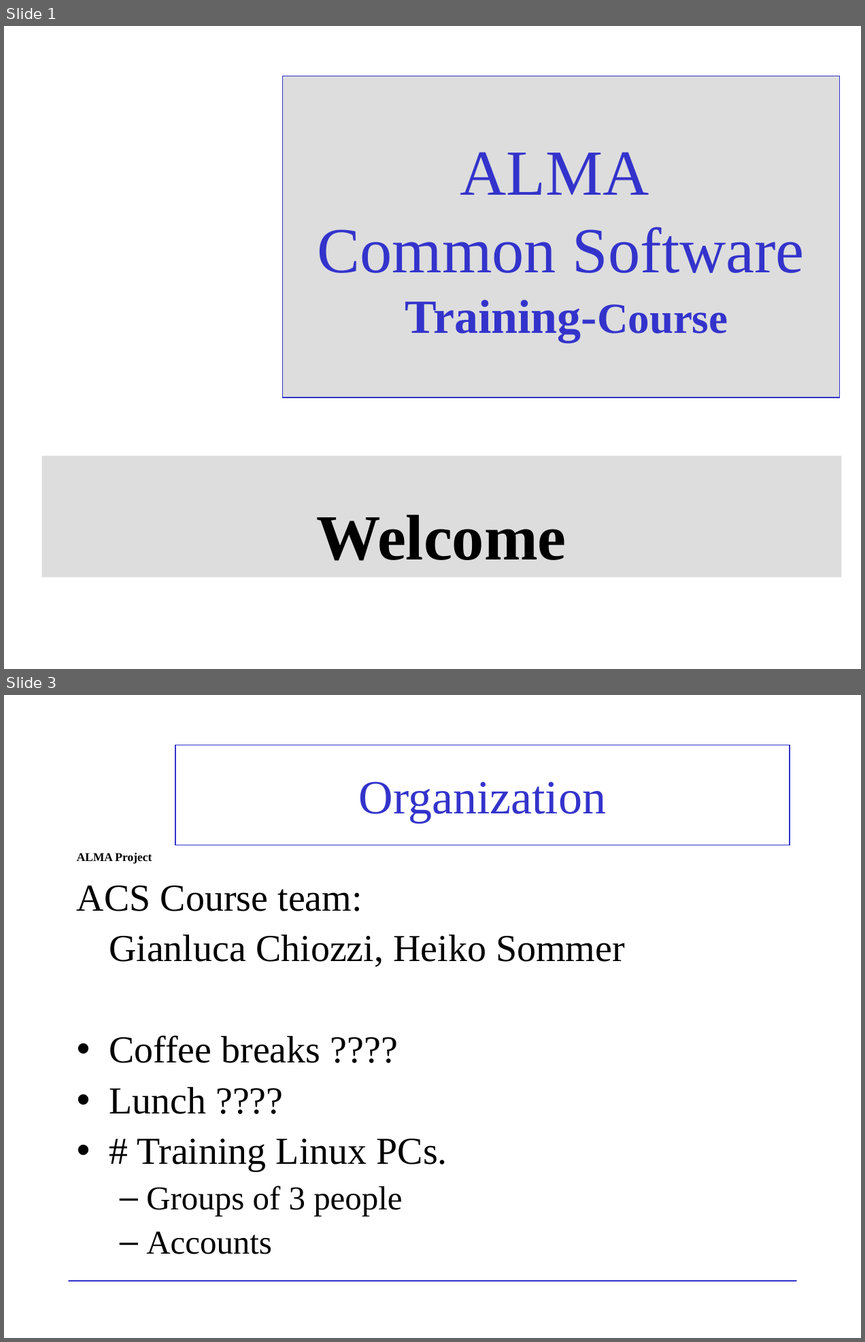
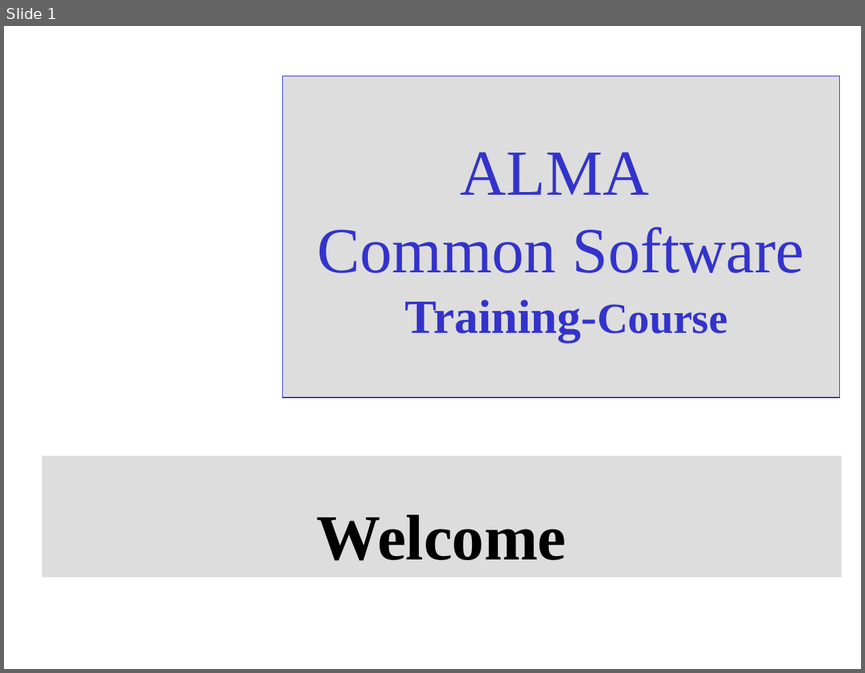
Before and after one commit to ACS-Community/ACS, a slide deck: Documents/ACS-Course/ACSCourse-Wellcome.ppt. Shown one above the other, each under a label of ours: slides 1 and 3 before the commit, slide 1 after it; the slides between them are not shown. The pictures are 865x1342 and 865x673 pixels, drawn with LibreOffice and Linux fonts; fonts in the diff are those of the drawing; background and template pictures are left out. Boxes give left, top, right and bottom in pixels: in the first picture for what was removed or moved away, otherwise in the second. Text is boxed around its words. In the diff, an @@ line names an element or a change of style, - is before the commit and + after.

Commit message:
Updated for course in Garching 2007

```diff
--- a/Documents/ACS-Course/ACSCourse-Wellcome.ppt
+++ b/Documents/ACS-Course/ACSCourse-Wellcome.ppt
@@ slide 3 removed at bbox=[4, 695, 861, 1338], background picture (left out) @@
@@ title removed at bbox=[175, 745, 789, 845] @@
-Organization
@@ text removed at bbox=[77, 853, 152, 864] @@
-ALMA Project
@@ text removed at bbox=[77, 885, 625, 1254] @@
-ACS Course team:
-Gianluca Chiozzi, Heiko Sommer
-• Coffee breaks ????
-• Lunch ????
-• # Training Linux PCs.
-  – Groups of 3 people
-  – Accounts
@@ line removed from (68, 1280) to (797, 1280) @@
@@ page number removed at bbox=[618, 1280, 797, 1323] @@
-3
```
Also in this commit, not shown: 1 slide changed, 1 slide added, 2 other slides removed.
